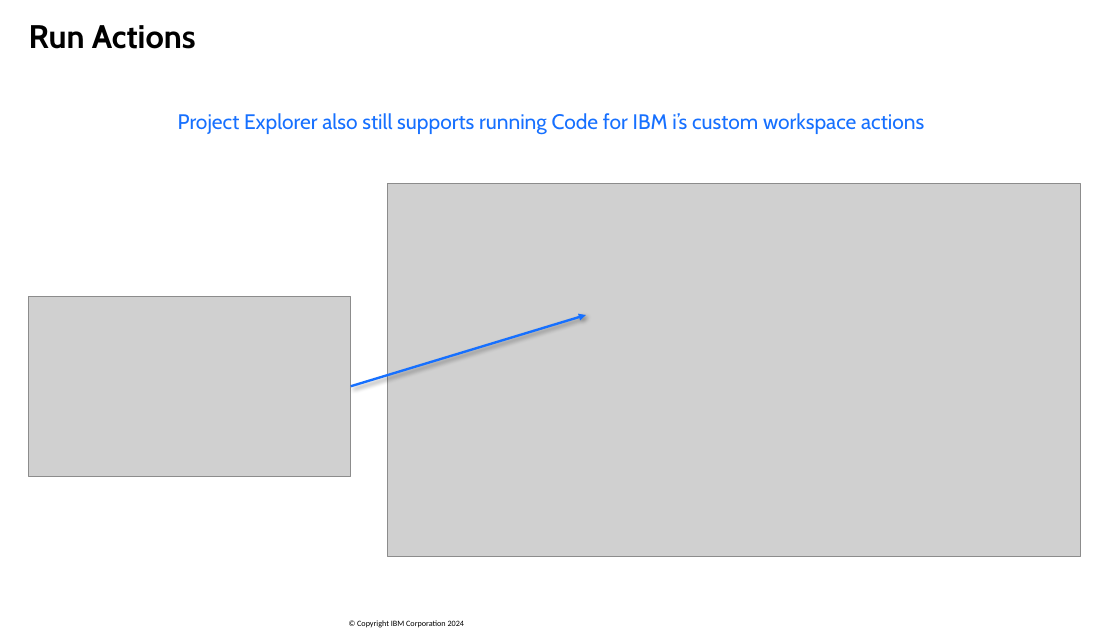
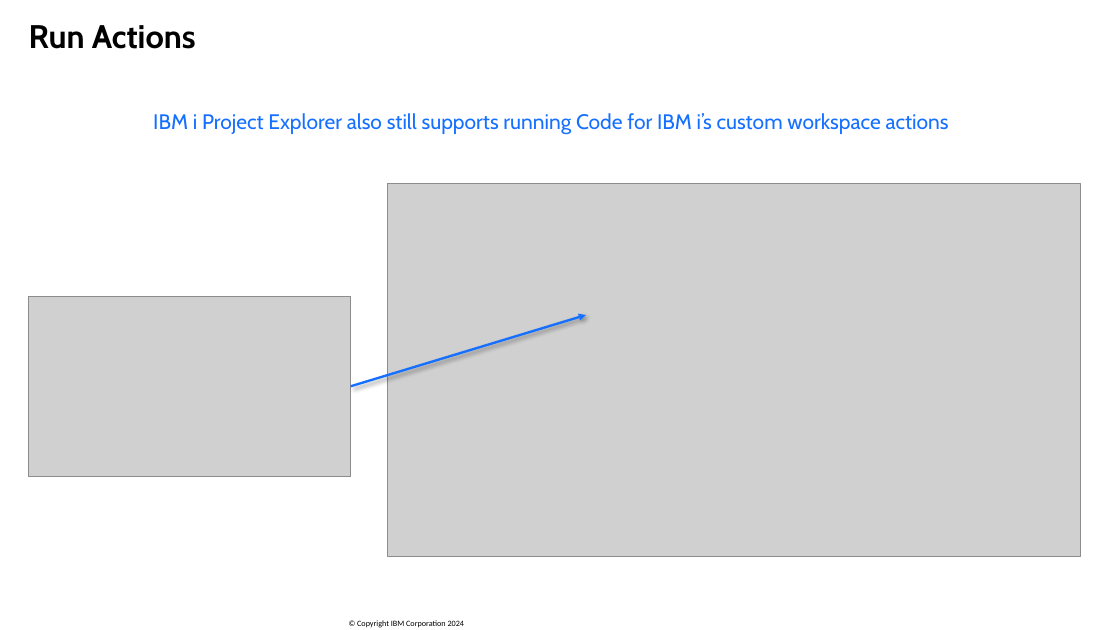
Before and after one commit to SanjulaGanepola/ibmi-talks, a slide deck: slide 23 of Modern Buildable Projects with IBM i Project Explorer and Bob/Modern-Buildable-Projects-with-IBM-i-Project-Explorer-and-Bob.pptx. Drawn at 1120x630 pixels with LibreOffice and Linux fonts; fonts in the diff are those of the drawing; grey boxes stand for pictures; background and template pictures are left out. Boxes give left, top, right and bottom in pixels: in the first picture for what was removed or moved away, otherwise in the second. Text is boxed around its words. In the diff, an @@ line names an element or a change of style, - is before the commit and + after.

```diff
--- a/Modern Buildable Projects with IBM i Project Explorer and Bob/Modern-Buildable-Projects-with-IBM-i-Project-Explorer-and-Bob.pptx
+++ b/Modern Buildable Projects with IBM i Project Explorer and Bob/Modern-Buildable-Projects-with-IBM-i-Project-Explorer-and-Bob.pptx
@@ text at [153, 113, 949, 135]: text changed @@
-Project Explorer also still supports running Code for IBM i’s custom workspace actions
+IBM i Project Explorer also still supports running Code for IBM i’s custom workspace actions
```
Also in this commit, not shown: 1 other slide changed, 1 other file.
